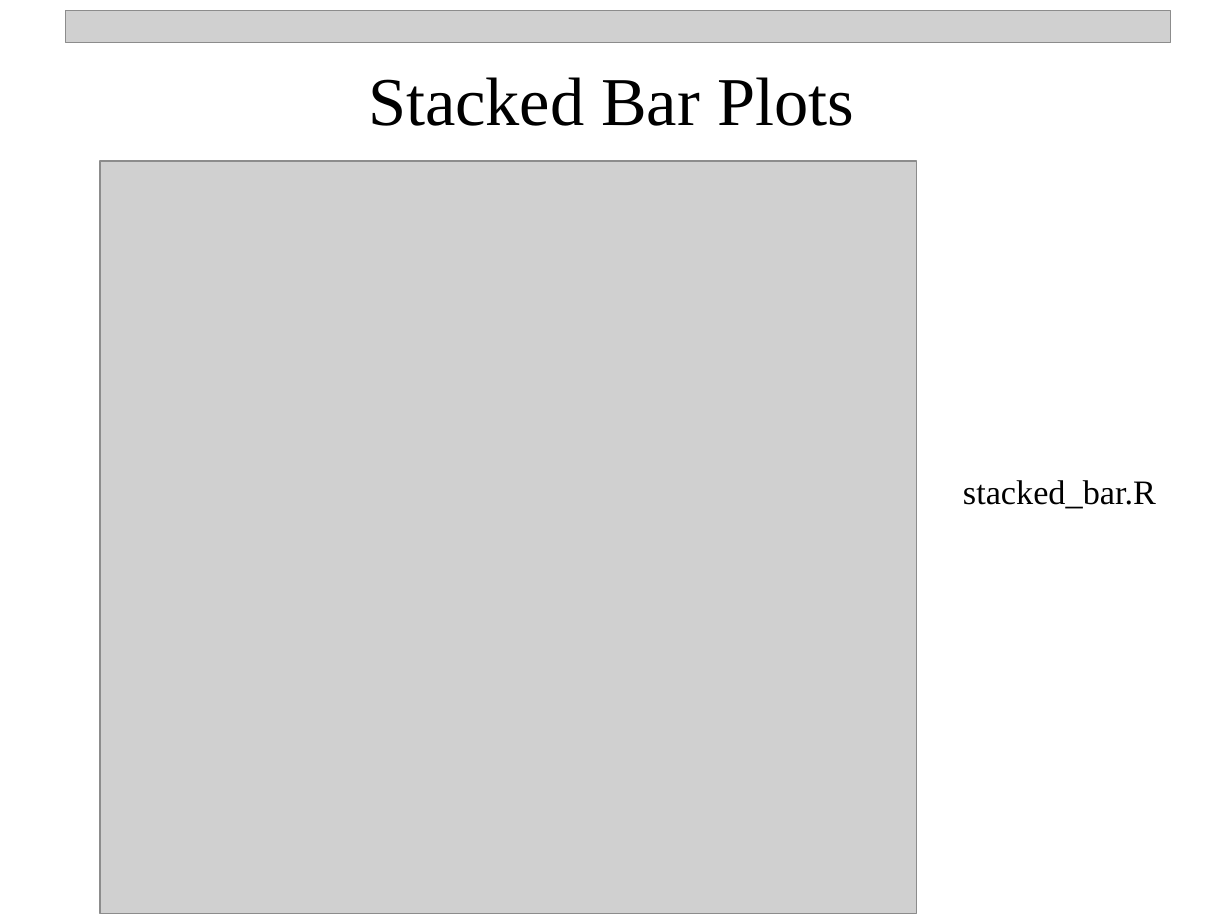
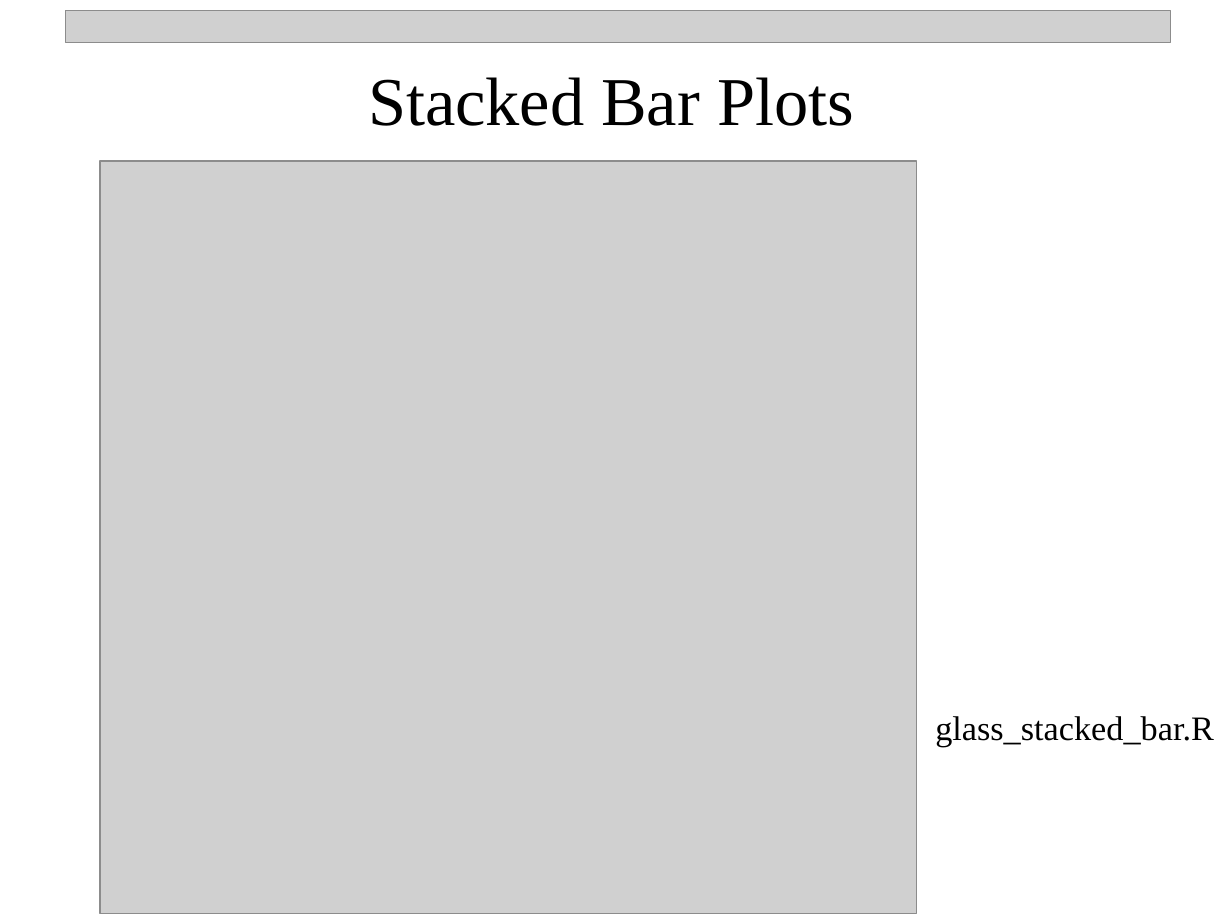
Before and after one commit to npetraco/709, a slide deck: slide 12 of Notes/2_basic_graphs_v1.pptx. Drawn at 1232x924 pixels with LibreOffice and Linux fonts; fonts in the diff are those of the drawing; grey boxes stand for pictures. Boxes give left, top, right and bottom in pixels: in the first picture for what was removed or moved away, otherwise in the second. Text is boxed around its words. In the diff, an @@ line names an element or a change of style, - is before the commit and + after.

```diff
--- a/Notes/2_basic_graphs_v1.pptx
+++ b/Notes/2_basic_graphs_v1.pptx
@@ text at (935, 716, 1214, 747): text changed @@
-stacked_bar.R
+glass_stacked_bar.R
```
Also in this commit, not shown: 5 other slides changed, 27 other files.
